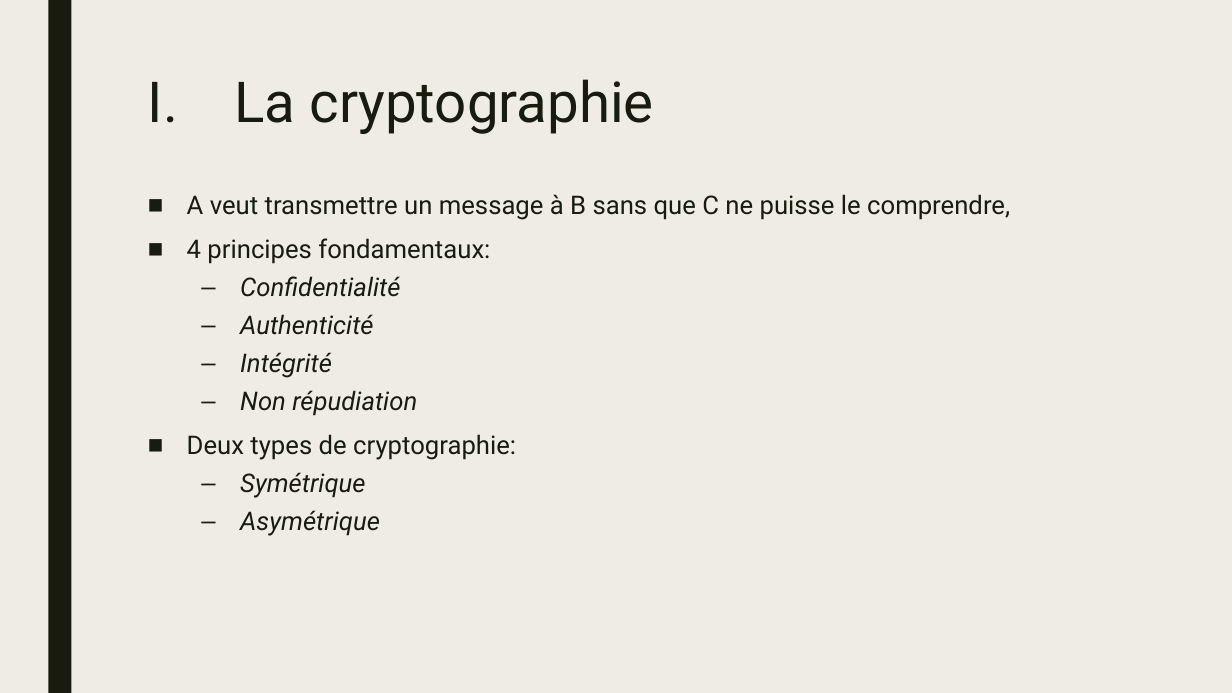
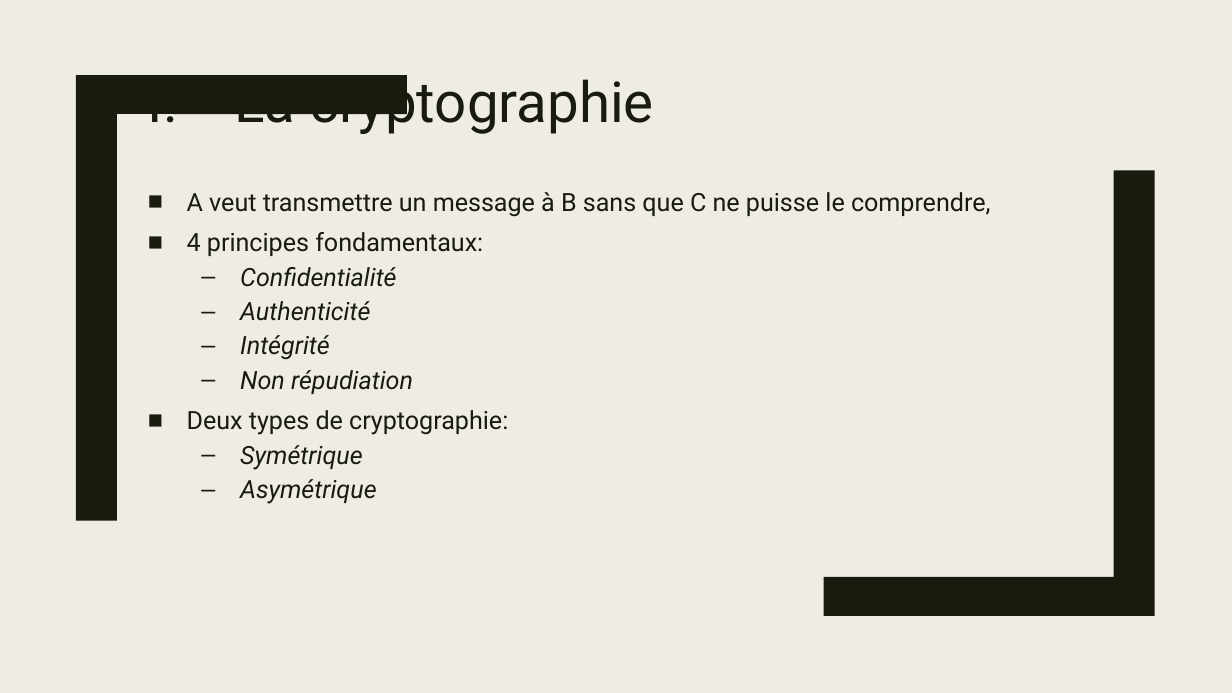
Before and after one commit to Chaman-veteran/wocsa_crypto, a slide deck: slide 3 of presentation.pptx. Drawn at 1232x693 pixels with LibreOffice and Linux fonts; fonts in the diff are those of the drawing. Boxes give left, top, right and bottom in pixels: in the first picture for what was removed or moved away, otherwise in the second. Text is boxed around its words. In the diff, an @@ line names an element or a change of style, - is before the commit and + after.

```diff
--- a/presentation.pptx
+++ b/presentation.pptx
@@ rectangle removed at (48,0,71,693) @@
@@ freeform shape added at (76,75,407,520), fill #191B0E @@
@@ title "La cryptographie" rewrapped from (234,79,653,134) to (234,70,653,135) @@
@@ freeform shape added at (823,170,1154,616), fill #191B0E @@
@@ text "A veut transmettre un message ..." at (187,192,991,504): size 20 to 19.6 pt; line spacing 0.94 to 0.84 @@
```
Also in this commit, not shown: 6 other slides changed.
